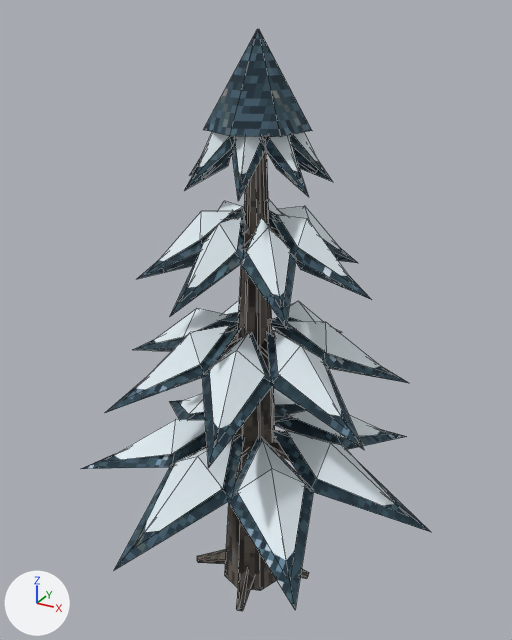
The glTF model ArenaTaticaUnity/Assets/ArenaTatica/Resources/Models/Mapa/neve/arvore_jovem.glb, before and after one commit.
Camera for both pictures: a 50 mm camera at (0.866, -1.548, 1.658) aimed at (0.006, 0.015, 0.876). The axes (+X, +Y, +Z) are drawn at lower left. The lights are the same throughout. The picture after the commit comes second. Mesh edges are drawn as thin lines.

In view in the first picture: 'neve_arvore_jovem'.
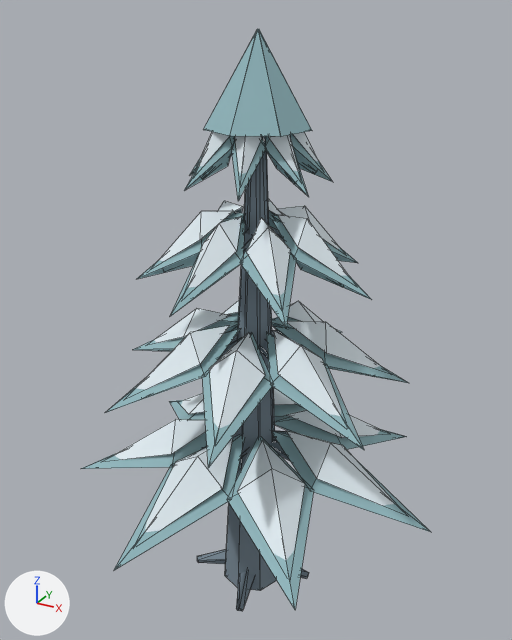
What differs and where, as boxes [x1, y1, x2, y2] in the pictures (512 x 640 px):
'neve_arvore_jovem', surface changed (lighter): [81, 29, 431, 611] in both

Edits to the bpy script that builds the scene:
```text
Change mat_neve_casca:
    where n0 = _N.new('ShaderNodeBsdfPrincipled'); n0.name = 'Principled BSDF'
    n0.inputs[2].default_value: 0.9 -> 0.88  # 'Roughness'
    where n2 = _N.new('ShaderNodeMix'); n2.name = 'Mix'
    add n2.inputs[7].default_value = (0.19, 0.25, 0.3, 1.0)  # 'B', greyish blue #798995
    remove n4 = _N.new('ShaderNodeTexImage'); n4.name = 'Image Texture'
    remove n4.image = img_neve_casca
    remove n4.interpolation = 'Closest'
    where n3 = _N.new('ShaderNodeVertexColor'); n3.name = 'Color Attribute'
    remove _L.new(n3.outputs[0], n2.inputs[7])  # 'Color' to 'B'
    remove _L.new(n4.outputs[0], n2.inputs[6])  # 'Color' to 'A'
    add _L.new(n3.outputs[0], n2.inputs[6])  # 'Color' to 'A'
Change mat_neve_folhagem:
    where n0 = _N.new('ShaderNodeBsdfPrincipled'); n0.name = 'Principled BSDF'
    n0.inputs[2].default_value: 0.9 -> 0.88  # 'Roughness'
    where n2 = _N.new('ShaderNodeMix'); n2.name = 'Mix'
    add n2.inputs[7].default_value = (0.29, 0.48, 0.52, 1.0)  # 'B', greyish cyan #93b8bf
    remove n4 = _N.new('ShaderNodeTexImage'); n4.name = 'Image Texture'
    remove n4.image = img_neve_folhagem
    remove n4.interpolation = 'Closest'
    where n3 = _N.new('ShaderNodeVertexColor'); n3.name = 'Color Attribute'
    remove _L.new(n3.outputs[0], n2.inputs[7])  # 'Color' to 'B'
    remove _L.new(n4.outputs[0], n2.inputs[6])  # 'Color' to 'A'
    add _L.new(n3.outputs[0], n2.inputs[6])  # 'Color' to 'A'
```
